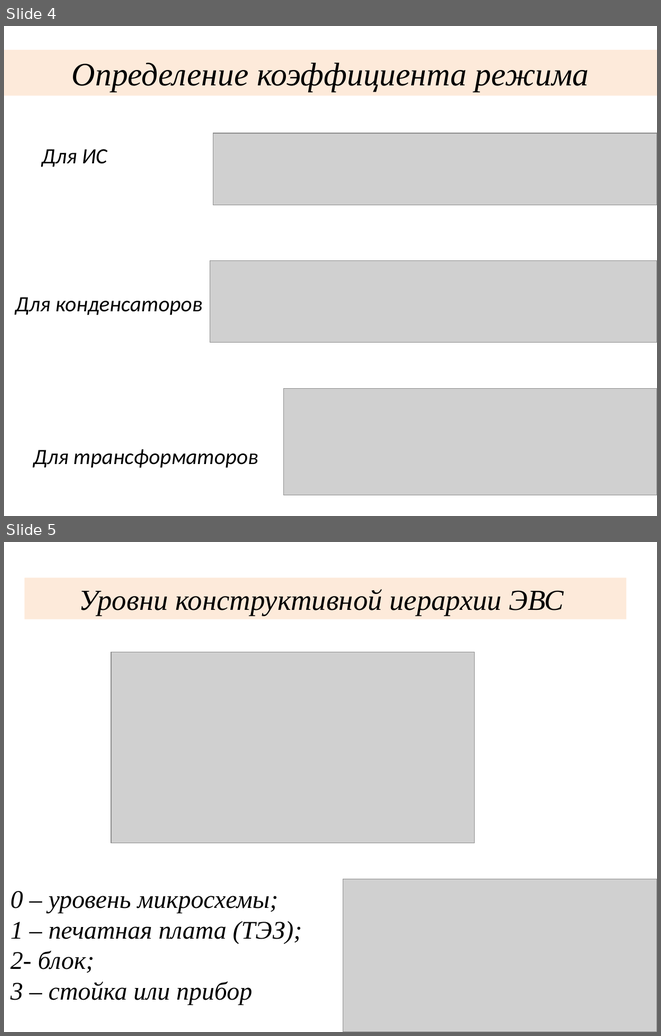
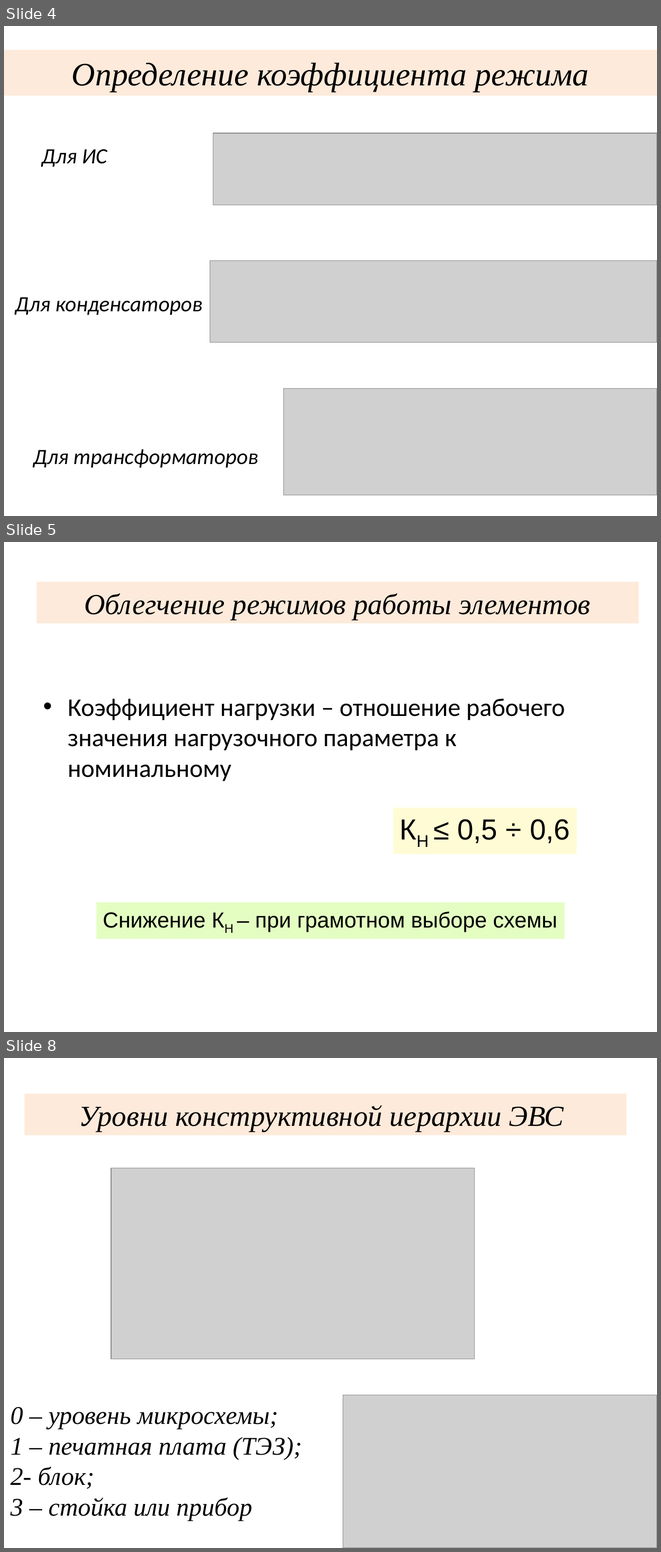
Before and after one commit to max41479/Diplom, a slide deck: Презентация Афанасьева.ppt. Shown one above the other, each under a label of ours: slides 4 and 5 before the commit, slides 4, 5 and 8 after it; the slides between them are not shown. The pictures are 661x1036 and 661x1552 pixels, drawn with LibreOffice and Linux fonts; fonts in the diff are those of the drawing; grey boxes stand for pictures. Boxes give left, top, right and bottom in pixels: in the first picture for what was removed or moved away, otherwise in the second. Text is boxed around its words. In the diff, an @@ line names an element or a change of style, - is before the commit and + after.

```diff
--- a/Презентация Афанасьева.ppt
+++ b/Презентация Афанасьева.ppt
@@ slide 5 added at bbox=[4, 542, 657, 1032], background #FFFFFF @@
@@ rectangle added at bbox=[37, 582, 639, 624], fill #FDEADA, 32 pt, text #000000, italic @@
+Облегчение режимов работы элементов
@@ text added at bbox=[68, 698, 565, 781], 28 pt, text #000000 @@
+• Коэффициент нагрузки – отношение рабочего значения нагрузочного параметра к номинальному
@@ rectangle added at bbox=[393, 808, 576, 854], fill #FFFCD5, 32 pt, text #000000 @@
+КН ≤ 0,5 ÷ 0,6
@@ rectangle added at bbox=[96, 902, 564, 939], fill #E4FEC2, 24 pt, text #000000 @@
+Снижение КН – при грамотном выборе схемы
@@ what was slide 5 is now slide 8 @@
```
Also in this commit, not shown: 2 slides changed, 3 other slides added, 1 slide removed, 1 other file.
